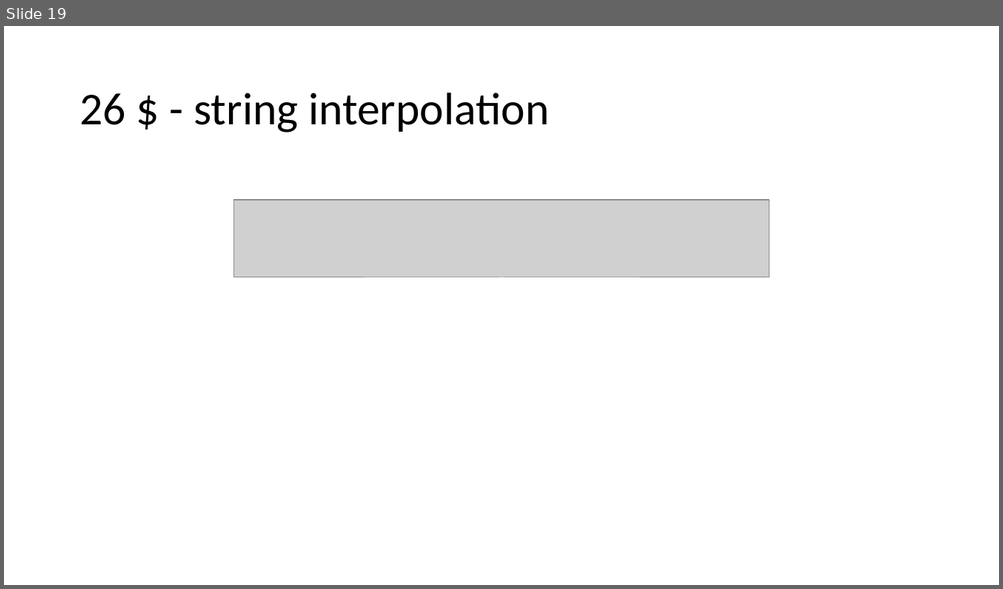
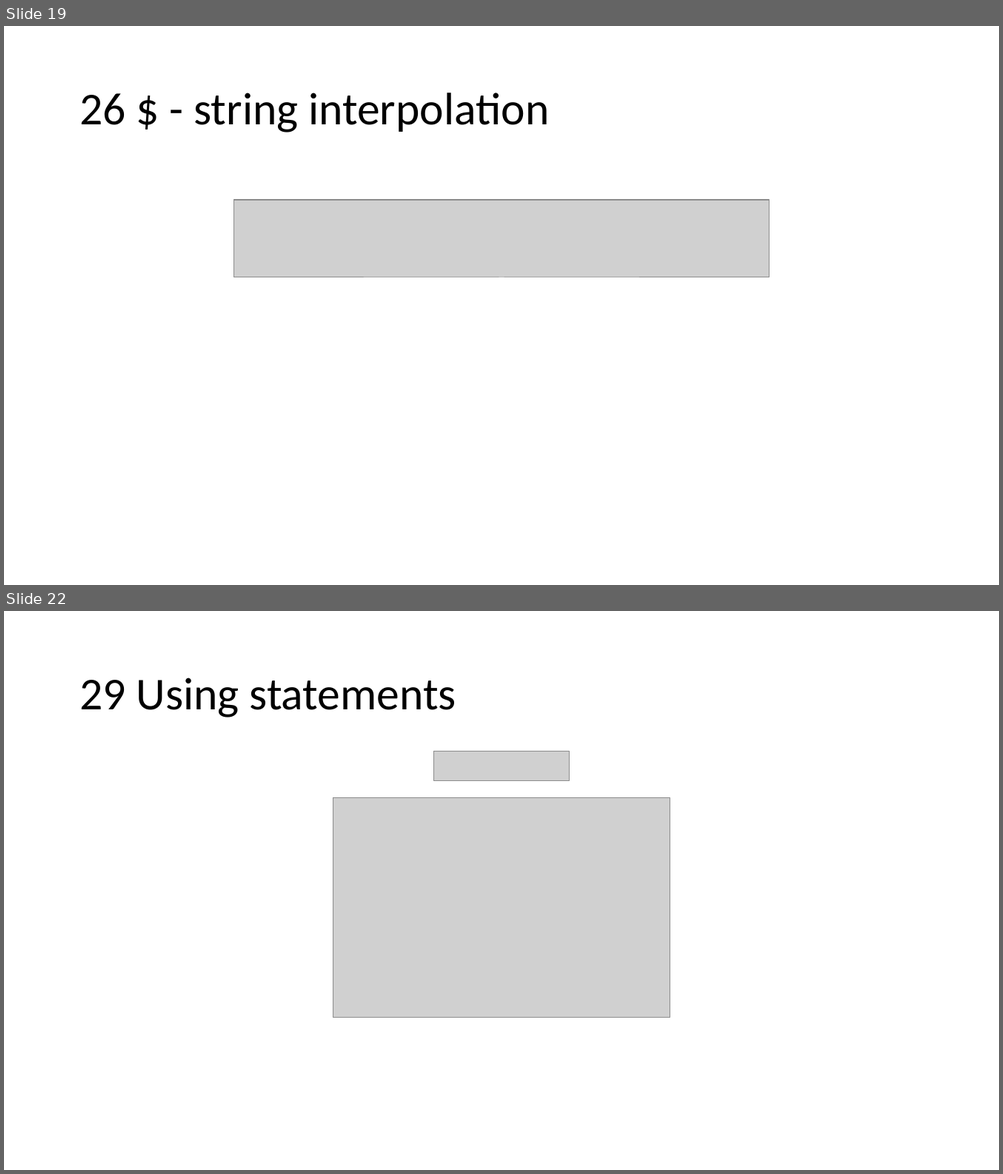
Before and after one commit to KeaganErasmus/BCDE222-C-, a slide deck: Assessment1/Assessment1.pptx. Shown one above the other, each under a label of ours: slide 19 before the commit, slides 19 and 22 after it; the slides between them are not shown. The pictures are 1003x589 and 1003x1174 pixels, drawn with LibreOffice and Linux fonts; fonts in the diff are those of the drawing; grey boxes stand for pictures. Boxes give left, top, right and bottom in pixels: in the first picture for what was removed or moved away, otherwise in the second. Text is boxed around its words. In the diff, an @@ line names an element or a change of style, - is before the commit and + after.

```diff
--- a/Assessment1/Assessment1.pptx
+++ b/Assessment1/Assessment1.pptx
@@ slide 22 added at (x1=4, y1=611, x2=999, y2=1170), background #FFFFFF @@
@@ title added at (x1=79, y1=678, x2=456, y2=718), 44 pt, text #000000 @@
+29 Using statements
@@ picture added at (x1=434, y1=752, x2=569, y2=781) @@
@@ picture added at (x1=333, y1=798, x2=669, y2=1019) @@
```
Also in this commit, not shown: 5 slides changed, 9 other slides added, 7 other files.
